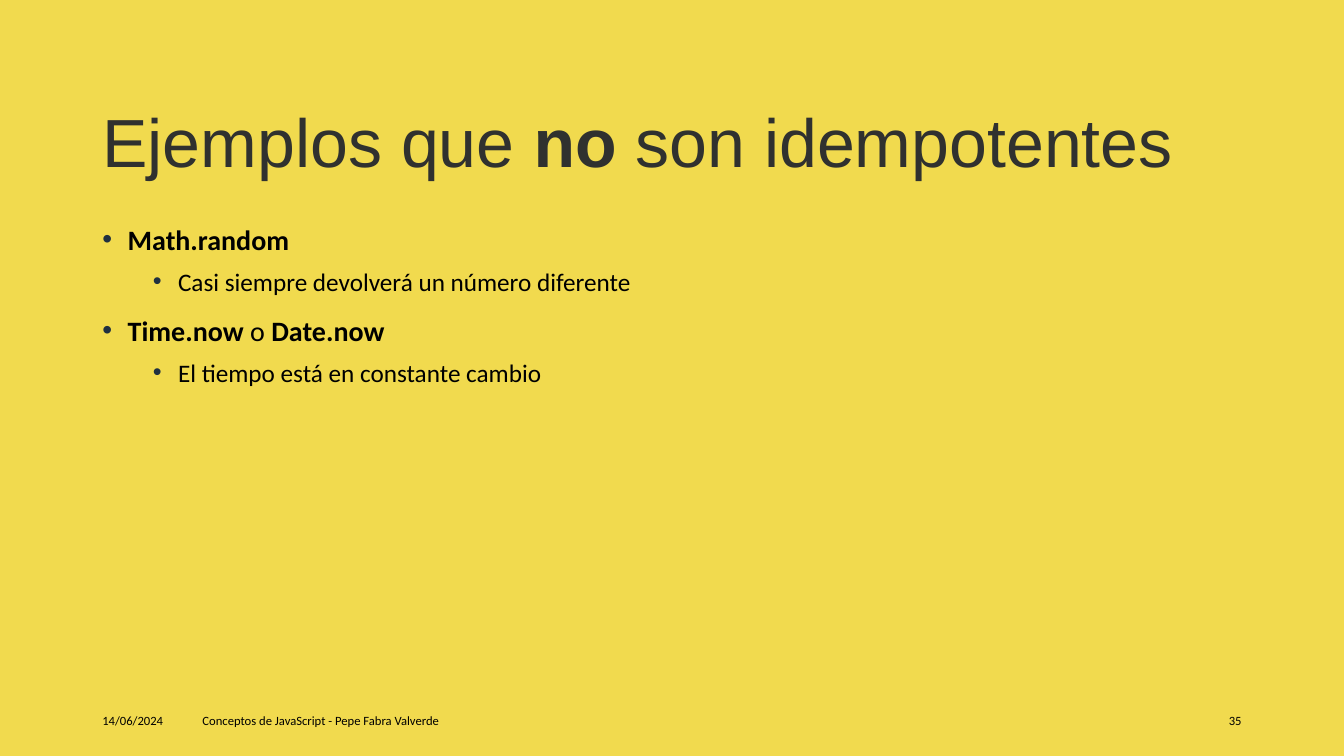
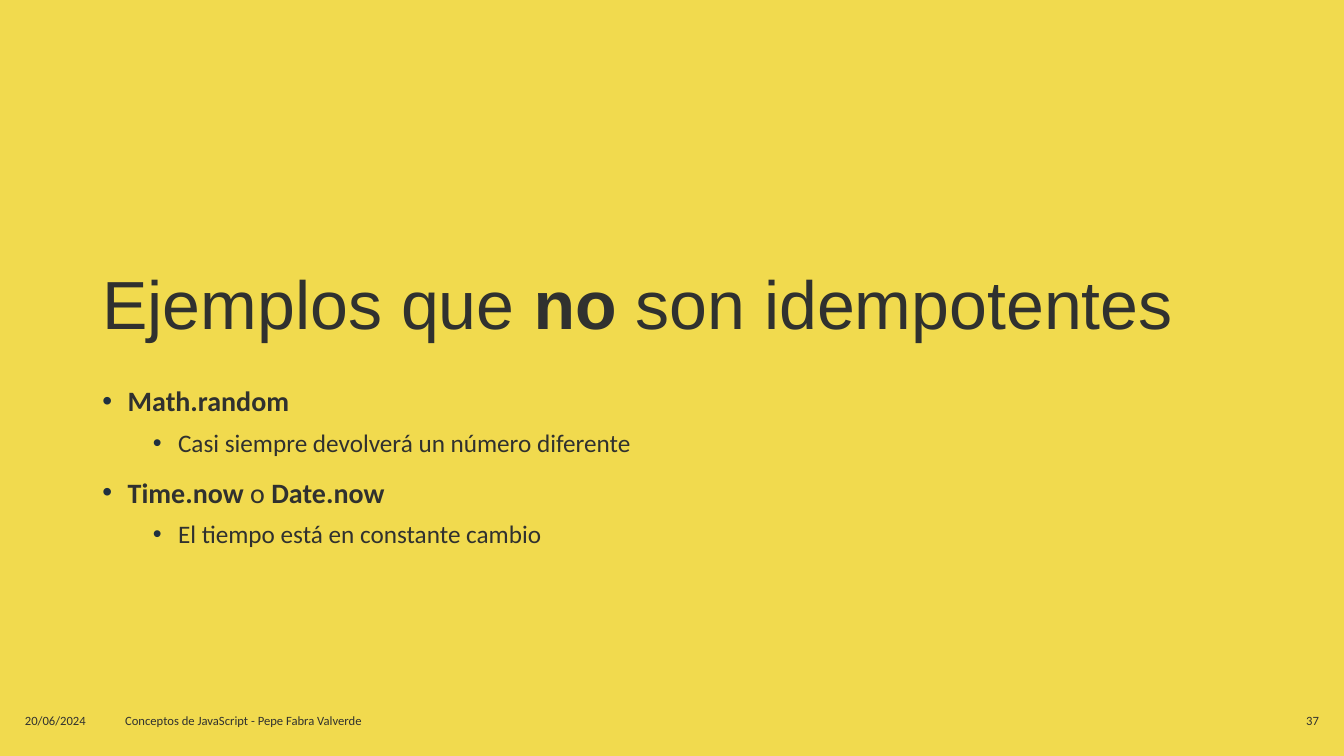
Before and after one commit to jofaval/talks-about, a slide deck: slide 37 of concepts-of-js/conceps-of-js.es.pptx (slide 35 before the commit). Drawn at 1344x756 pixels with LibreOffice and Linux fonts; fonts in the diff are those of the drawing. Boxes give left, top, right and bottom in pixels: in the first picture for what was removed or moved away, otherwise in the second. Text is boxed around its words. In the diff, an @@ line names an element or a change of style, - is before the commit and + after.

```diff
--- a/concepts-of-js/conceps-of-js.es.pptx
+++ b/concepts-of-js/conceps-of-js.es.pptx
@@ title "Ejemplos que no son idempotentes": place and size @@
-title "Ejemplos que no son idempotentes" at box(102, 117, 1172, 180)
+title "Ejemplos que no son idempotentes" at box(102, 279, 1172, 342)
@@ text "Math.random": place and size @@
-text "Math.random" at box(128, 230, 630, 386)
+text "Math.random" at box(128, 391, 630, 547)
@@ text "Math.random" at box(128, 391, 630, 547): text colour #000000 to #30312F @@
@@ text at box(25, 716, 86, 726): text changed; text colour #000000 to #30312F @@
-14/06/2024
+20/06/2024
@@ text "Conceptos de JavaScript - Pepe ..." at box(125, 716, 361, 727): text colour #000000 to #30312F @@
@@ text "Conceptos de JavaScript - Pepe ...": place and size @@
-text "Conceptos de JavaScript - Pepe ..." at box(202, 716, 439, 727)
+text "Conceptos de JavaScript - Pepe ..." at box(125, 716, 361, 727)
@@ page number removed at box(1229, 717, 1242, 725) @@
-35
@@ page number added at box(1306, 717, 1319, 725), 9 pt, text #30312F @@
+37
```
Also in this commit, not shown: 119 other slides changed, 12 slides added, 10 slides removed, 21 other files.
